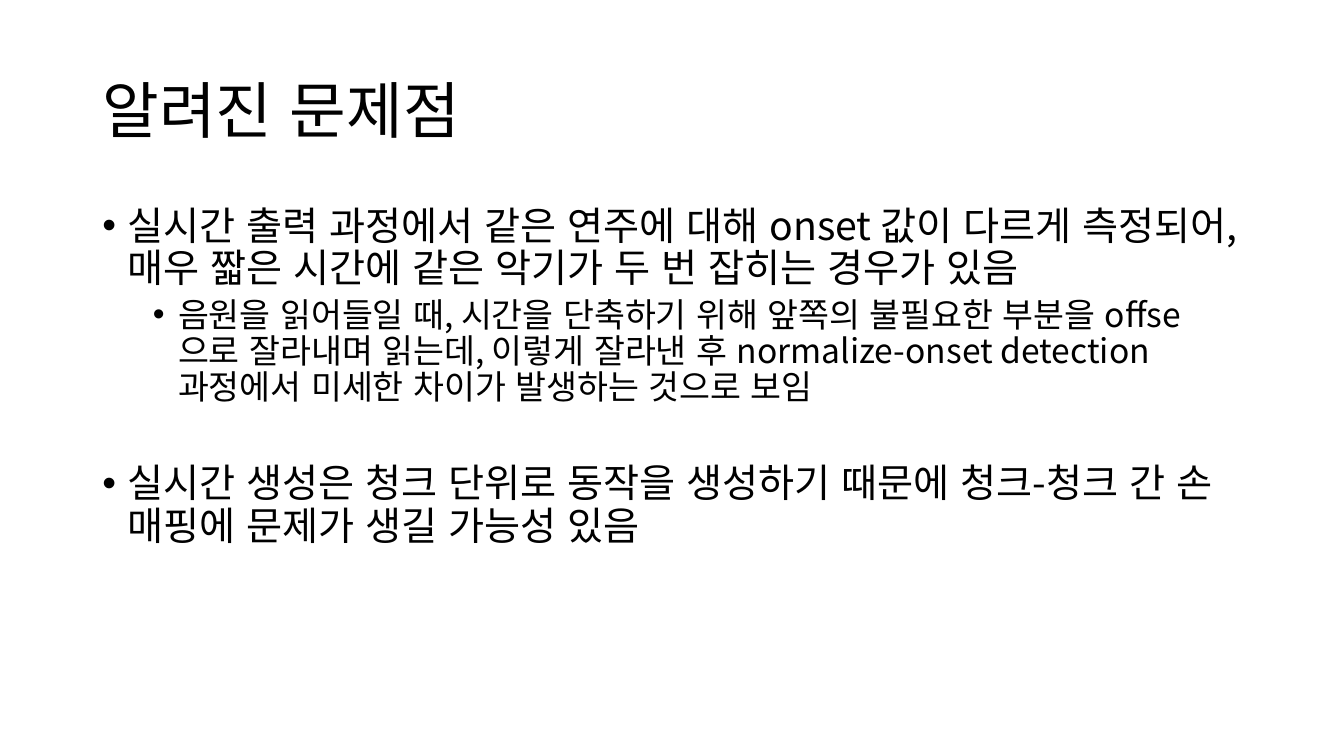
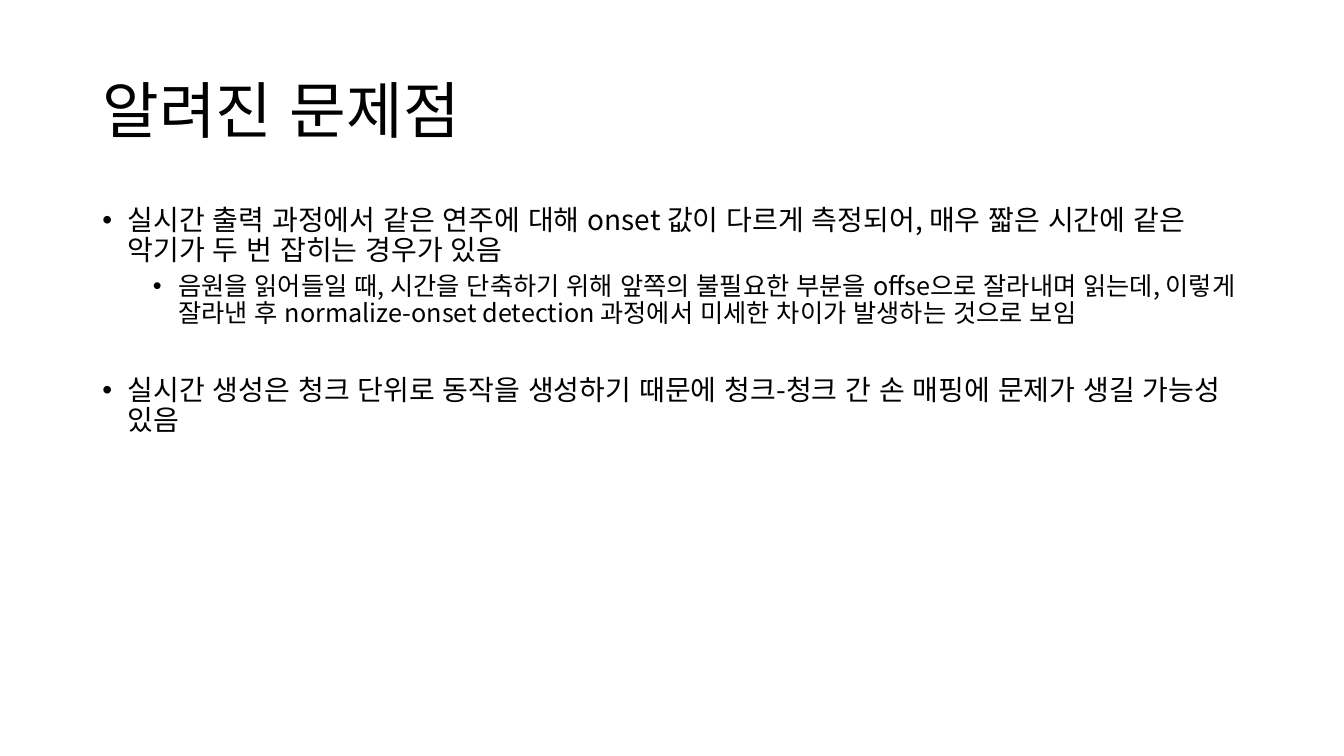
Before and after one commit to cid2rrrr/DRUMMM, a slide deck: slide 16 of 청음지능 인수인계.pptx. Drawn at 1344x756 pixels with LibreOffice and Linux fonts; fonts in the diff are those of the drawing. Boxes give left, top, right and bottom in pixels: in the first picture for what was removed or moved away, otherwise in the second. Text is boxed around its words. In the diff, an @@ line names an element or a change of style, - is before the commit and + after.

```diff
--- a/청음지능 인수인계.pptx
+++ b/청음지능 인수인계.pptx
@@ text "실시간 출력 과정에서 같은 연주에 ..." at <box>128,206,1236,432</box>: size 28 to 20 pt in "실시간 출력 과정에서 같은 연주에 대해 onset ...", "실시간 생성은 청크 단위로 동작을 생성하기 때문에 ..."; size 24 to 18 pt in "음원을 읽어들일 때, 시간을 단축하기 위해 앞쪽의 ..." @@
```
Also in this commit, not shown: 6 other slides changed, 1 slide added, 1 slide removed, 2 other files.
